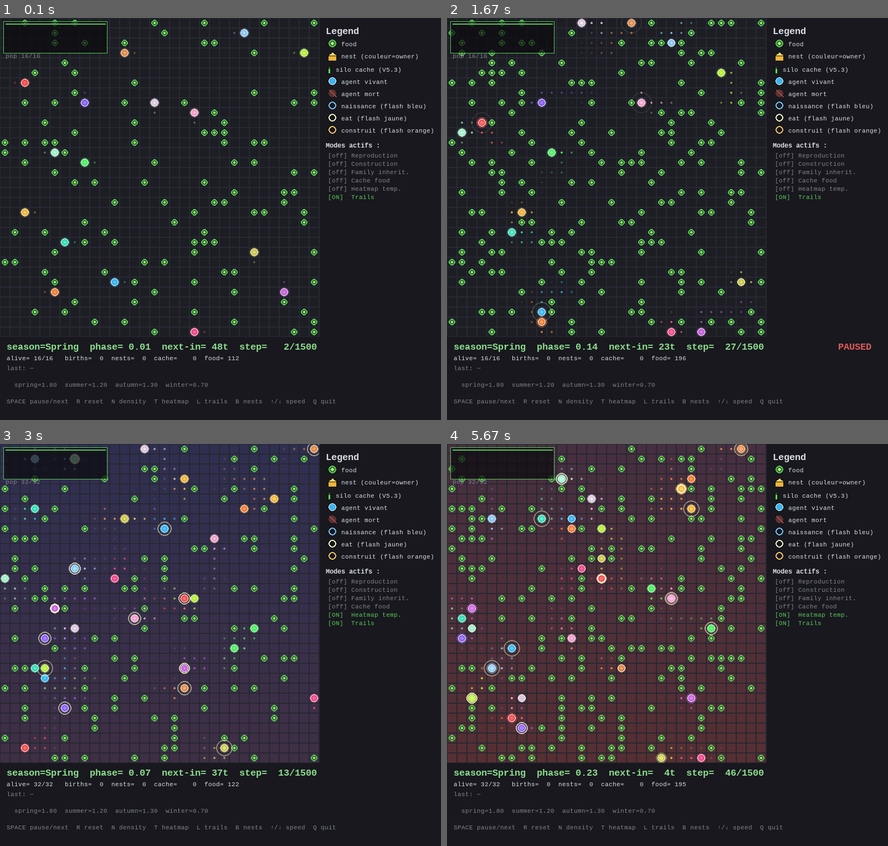
Above: before the commit, frames 1-4 (two rows, left to right).
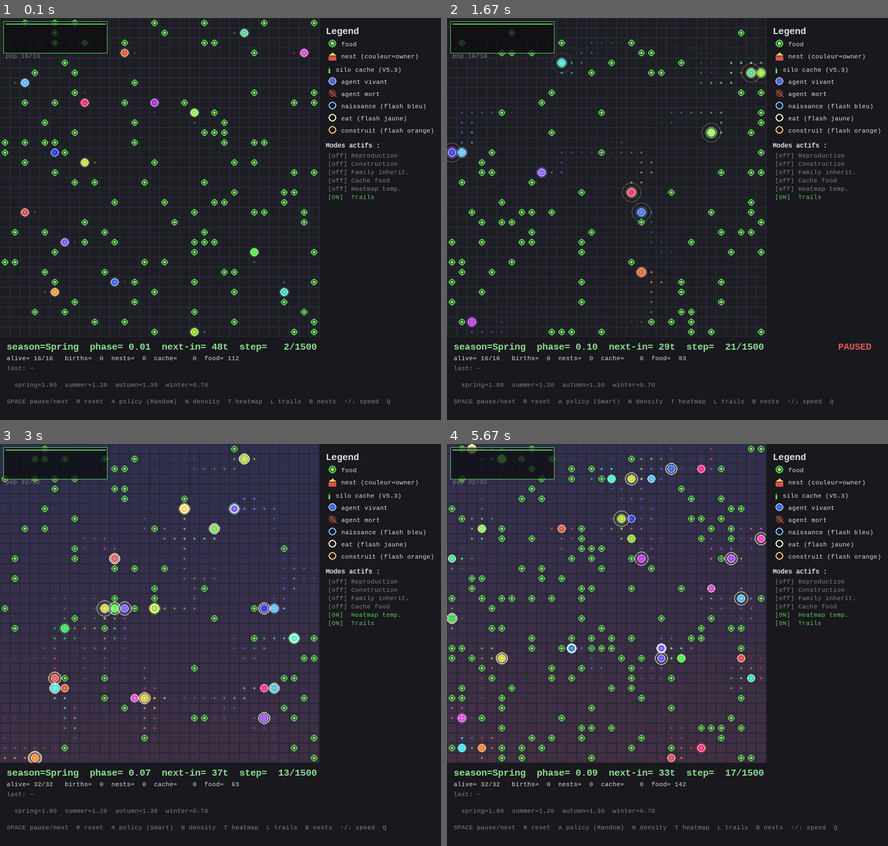
Above: after the commit, the same moments.

Repository: wilf974/aether-fable
Game: pygame game, started from scripts/launch_gui_v3.py
Same seed, same stepped clock (60 frames per second), same inputs: the game is played once before the commit and once after it.
Inputs:
- Up to frame 1 (0.1 s): no input
- Up to frame 2 (1.67 s): hold A 0.33-0.8 s; hold Up 0.33-0.8 s; tap Space at 0.83, 1.23, 1.53 s; hold Up 1.17-1.63 s
- Up to frame 3 (3 s): tap N at 1.67 s; hold T 2-2.3 s; hold Down 2-2.3 s; tap Space at 2.07, 2.4, 2.73 s; hold Down 2.33-2.63 s; hold Up from 2.67 s (still down)
- Up to frame 4 (5.67 s): release Up at 3.03 s; hold Down 3.07-3.43 s; tap Space at 3.13, 3.53, 4.2, 4.6, 5, 5.4 s; hold Up 3.47-3.77 s; hold A 4.13-4.5 s; hold Up 4.13-4.5 s; hold Down 4.53-4.9 s; hold Down 4.93-5.3 s; hold Up 5.33-5.63 s

The runs differ from the first frame. In frame 1, 0.8% of the frame differs, in the area x 3-89%, y 2-97%; in frame 2, 6.2%; in frame 3, 6.7%; in frame 4, 8.7%, in the area x 0-89%, y 0-97%.

Commit message:
feat(v5.5): couleurs HSV par agent + IDs visibles + SmartHeuristic policy
V5.5 résout deux problèmes de lisibilité signalés :
1. Trop d'agents partageaient des couleurs proches (palette 16 cyclée)
2. Random policy : "ils ne pensent qu'à manger, ne construisent rien"

Solutions :

**Couleurs distinctes par agent (HSV golden-angle)** :
- Nouveau `agent_color(agent_id)` génère teinte via 1/phi rotation
  + variations subtiles saturation/value
- Quel que soit N (10, 50, 100 agents), chaque ID a une couleur unique
  bien espacée
- Helper `text_color_for(bg)` choisit blanc/noir selon luminance

**IDs affichés visuellement** (cell_px ≥ 20) :
- Numéro de l'agent au centre du corps avec couleur contrastante
- Numéro de l'owner sur le toit de la maison
- Permet de tracer "ce nid #5 appartient à l'agent #5", "agent #12 va
  vers le nid #3 de sa lignée"

**SmartHeuristicAgent** (`aetherlife/agents/smart_heuristic.py`) :
Politique déterministe stratégique pour rendre les comportements visibles :
- Énergie critique + nid avec cache → va au nid
- Énergie critique → cherche food la plus proche (Manhattan)
- Surplus (≥ build_threshold) sans nid + cellule libre → reste pour build
- Confortable + nid → va au nid (rest + dépôt cache)
- Énergie moyenne + food proche (≤10 cells) → mange
- Sinon : marche aléatoire évitant retour direct
Évite les "ils tournent en rond et meurent" en exposant les mécaniques V5.

**Policy switch dans la GUI** :
- 2 slots : Smart (default si build/repro/cache enabled), Random
- Touche A pour cycler
- Permet de comparer side-by-side comportement émergent vs hasard

Tests : 267 pytest verts (inchangés, refonte viz + nouvel agent pur Python).

Co-Authored-By: Claude Opus 4.7 (1M context) <noreply@anthropic.com>

Diff:
--- /dev/null
+++ b/aetherlife/agents/smart_heuristic.py
@@ -0,0 +1,199 @@
+"""SmartHeuristicAgent — politique simple mais stratégique pour env V5+ saisonnier.
+
+Comportement déterministe basé sur l'état de l'agent + carte de l'env. Pas du
+RL, juste des règles claires pour faire émerger des comportements visibles
+dans la GUI (recherche food, retour au nid, construction, dépôt cache,
+retrait cache).
+
+Hiérarchie d'objectifs (par priorité décroissante) :
+    1. Famine (energy < critical) ET il a un nid avec cache > 0 → va au nid
+    2. Famine (energy < critical) → va à la food la plus proche (Manhattan)
+    3. Surplus (energy ≥ build_threshold) ET PAS de nid → reste sur place
+       (si cellule libre de food) pour construire au prochain step
+    4. Surplus ET nid existe → va au nid (pour rest + déposer dans cache)
+    5. Énergie moyenne ET food visible proche → va manger
+    6. Sinon : marche aléatoire douce (préfère ne pas revenir au step
+       précédent)
+"""
+from __future__ import annotations
+
+import numpy as np
+
+from aetherlife.world.food_grid import Action
+
+
+class SmartHeuristicAgent:
+    """Agent heuristique cheat-friendly (lit env complet).
+
+    Args:
+        env: env saisonnier (a `food_mask`, `agent_state(id)`, `nests`)
+        seed: RNG pour les tirages aléatoires (tiebreaks, walk).
+        critical_energy: seuil sous lequel l'agent va chercher de la food
+            ou de son cache de toute urgence.
+        comfortable_energy: seuil au-dessus duquel l'agent priorise la
+            construction / le rest plutôt que la chasse.
+    """
+
+    def __init__(
+        self,
+        env,
+        *,
+        seed: int = 0,
+        critical_energy_factor: float = 0.35,
+        comfortable_energy_factor: float = 0.7,
+    ) -> None:
+        self.env = env
+        self._rng = np.random.default_rng(seed)
+        self.critical_energy_factor = critical_energy_factor
+        self.comfortable_energy_factor = comfortable_energy_factor
+        self._prev_pos: dict[int, tuple[int, int]] = {}
+
+    def act_dict(
+        self,
+        obs_dict: dict[int, np.ndarray],
+        *,
+        greedy: bool = True,
+    ) -> dict[int, int]:
+        actions: dict[int, int] = {}
+        env = self.env
+        critical = env.cfg.max_energy * self.critical_energy_factor
+        comfortable = env.cfg.max_energy * self.comfortable_energy_factor
+        build_threshold = (
+            env.cfg.build.energy_threshold
+            if hasattr(env.cfg, "build") and env.cfg.build.enabled
+            else float("inf")
+        )
+        food_positions = self._food_positions()
+        nest_lookup = env.nests if hasattr(env, "nests") else {}
+
+        for aid in obs_dict:
+            try:
+                agent = env.agent_state(aid)
+            except Exception:
+                actions[aid] = int(self._rng.integers(0, 4))
+                continue
+            if not agent.alive:
+                actions[aid] = int(self._rng.integers(0, 4))
+                continue
+
+            ar, ac = agent.pos
+            energy = agent.energy
+
+            # 1. Famine critique : aller à son nid (si cache) ou food
+            own_nest = nest_lookup.get(aid)
+            if energy < critical:
+                if own_nest is not None:
+                    # Si le nid a du cache, prioriser le nid
+                    cache_stock = getattr(env, "nest_food_stock", {})
+                    if cache_stock.get(aid, 0) > 0:
+                        actions[aid] = self._move_toward(ar, ac, *own_nest.pos)
+                        self._prev_pos[aid] = (ar, ac)
+                        continue
+                # Sinon, chasser la food la plus proche
+                target = self._nearest_food(ar, ac, food_positions)
+                if target is not None:
+                    actions[aid] = self._move_toward(ar, ac, *target)
+                    self._prev_pos[aid] = (ar, ac)
+                    continue
+                # Pas de food visible, marche aléatoire douce
+                actions[aid] = self._random_walk(aid, ar, ac)
+                continue
+
+            # 2. Surplus + pas de nid → construire (rester sur place libre)
+            if energy >= build_threshold and own_nest is None:
+                # Si la cellule courante a food, bouger à une cellule libre
+                # adjacente pour que la prochaine reproduction/build puisse
+                # avoir lieu sur cellule libre.
+                if env.food_mask[ar, ac]:
+                    # Manger d'abord ; on revient construire après
+                    actions[aid] = self._random_walk(aid, ar, ac)
+                else:
+                    # Rester ici : NORTH si row>0 ou SOUTH selon clamp
+                    actions[aid] = self._idle_action(ar, ac)
+                self._prev_pos[aid] = (ar, ac)
+                continue
+
+            # 3. Surplus ET nid existe → aller au nid (rest + déposer cache)
+            if energy >= comfortable and own_nest is not None:
+                if (ar, ac) == own_nest.pos:
+                    actions[aid] = self._idle_action(ar, ac)
+                else:
+                    actions[aid] = self._move_toward(ar, ac, *own_nest.pos)
+                self._prev_pos[aid] = (ar, ac)
+                continue
+
+            # 4. Énergie moyenne : chercher food si proche
+            target = self._nearest_food(ar, ac, food_positions, max_dist=10)
+            if target is not None:
+                actions[aid] = self._move_toward(ar, ac, *target)
+                self._prev_pos[aid] = (ar, ac)
+                continue
+
+            # 5. Sinon : marche aléatoire (préfère ne pas revenir)
+            actions[aid] = self._random_walk(aid, ar, ac)
+            self._prev_pos[aid] = (ar, ac)
+
+        return actions
+
+    # ─── helpers ─────────────────────────────────────────────────────────
+    def _food_positions(self) -> list[tuple[int, int]]:
+        mask = self.env.food_mask
+        rs, cs = np.where(mask)
+        return [(int(rs[i]), int(cs[i])) for i in range(len(rs))]
+
+    def _nearest_food(
+        self, ar: int, ac: int, foods: list[tuple[int, int]],
+        max_dist: int | None = None,
+    ) -> tuple[int, int] | None:
+        if not foods:
+            return None
+        best = None
+        best_d = float("inf")
+        for fr, fc in foods:
+            d = abs(fr - ar) + abs(fc - ac)
+            if max_dist is not None and d > max_dist:
+                continue
+            if d < best_d:
+                best_d = d
+                best = (fr, fc)
+        return best
+
+    def _move_toward(self, ar: int, ac: int, tr: int, tc: int) -> int:
+        dr = tr - ar
+        dc = tc - ac
+        # Priorité à l'axe le plus long
+        if abs(dr) >= abs(dc) and dr != 0:
+            return int(Action.NORTH) if dr < 0 else int(Action.SOUTH)
+        if dc != 0:
+            return int(Action.WEST) if dc < 0 else int(Action.EAST)
+        return self._idle_action(ar, ac)
+
+    def _idle_action(self, ar: int, ac: int) -> int:
+        """Action qui clamp et fait rester l'agent sur place (selon position)."""
+        if ar == 0:
+            return int(Action.NORTH)
+        if ar == self.env.cfg.rows - 1:
+            return int(Action.SOUTH)
+        if ac == 0:
+            return int(Action.WEST)
+        if ac == self.env.cfg.cols - 1:
+            return int(Action.EAST)
+        # pas au bord : pas d'idle pur disponible, choisir aléatoire
+        return int(self._rng.integers(0, 4))
+
+    def _random_walk(self, aid: int, ar: int, ac: int) -> int:
+        prev = self._prev_pos.get(aid)
+        # Évite de revenir directement à la cellule précédente
+        candidates = [0, 1, 2, 3]
+        if prev is not None:
+            pr, pc = prev
+            dr, dc = pr - ar, pc - ac
+            if dr == -1 and dc == 0:
+                candidates = [a for a in candidates if a != int(Action.NORTH)]
+            elif dr == 1 and dc == 0:
+                candidates = [a for a in candidates if a != int(Action.SOUTH)]
+            elif dr == 0 and dc == -1:
+                candidates = [a for a in candidates if a != int(Action.WEST)]
+            elif dr == 0 and dc == 1:
+                candidates = [a for a in candidates if a != int(Action.EAST)]
+        return int(self._rng.choice(candidates))
--- a/aetherlife/viz/pygame_viewer_v3.py
+++ b/aetherlife/viz/pygame_viewer_v3.py
@@ -11,6 +11,7 @@
 """
 from __future__ import annotations
 
+import colorsys
 import sys
 from collections import deque
 from typing import Callable
@@ -70,12 +71,27 @@
 HUD_GREEN = (90, 200, 90)
 HUD_PANEL = (24, 24, 30)
 
-AGENT_COLORS = [
-    (240, 180, 60), (60, 180, 240), (240, 80, 140), (180, 240, 60),
-    (200, 100, 220), (240, 130, 60), (60, 220, 180), (200, 200, 80),
-    (140, 100, 240), (240, 80, 80), (80, 240, 100), (220, 200, 220),
-    (140, 200, 240), (220, 140, 80), (160, 240, 200), (240, 160, 200),
-]
+_GOLDEN_RATIO_CONJ = 0.6180339887498949   # 1/phi
+
+
+def agent_color(agent_id: int) -> tuple[int, int, int]:
+    """Couleur distincte par agent_id via golden-angle HSV.
+
+    Quel que soit le nombre d'agents, chaque ID a une couleur unique et
+    bien espacée des voisines (rotation par 1/phi sur le cercle des teintes).
+    """
+    h = (agent_id * _GOLDEN_RATIO_CONJ) % 1.0
+    # Vary saturation/value un peu pour différencier davantage
+    s = 0.62 + (agent_id % 3) * 0.08          # 0.62, 0.70, 0.78
+    v = 0.85 + ((agent_id // 5) % 2) * 0.10   # 0.85 ou 0.95
+    r, g, b = colorsys.hsv_to_rgb(h, s, v)
+    return (int(r * 255), int(g * 255), int(b * 255))
+
+
+def text_color_for(bg: tuple[int, int, int]) -> tuple[int, int, int]:
+    """Choisit blanc ou noir selon la luminance du fond pour lisibilité."""
+    luminance = 0.299 * bg[0] + 0.587 * bg[1] + 0.114 * bg[2]
+    return (20, 20, 25) if luminance > 130 else (245, 245, 250)
 
 SEASON_LABELS = {0: "Spring", 1: "Summer", 2: "Autumn", 3: "Winter"}
 SEASON_TINTS = {
@@ -105,6 +121,12 @@
             return {aid: int(rng.integers(0, 4)) for aid in obs_dict}
 
     return _R()
+
+
+def _smart_policy_factory(env: SeasonalMultiAgentFoodGrid, seed: int = 0):
+    """V5.5 — politique heuristique stratégique (cherche food, va au nid, build, cache)."""
+    from aetherlife.agents.smart_heuristic import SmartHeuristicAgent
+    return SmartHeuristicAgent(env, seed=seed)
 
 
 def run_gui_v3(
@@ -147,7 +169,17 @@
     font_md = pygame.font.SysFont("consolas", 14, bold=True)
     font_sm = pygame.font.SysFont("consolas", 12)
 
-    policy = _random_policy_factory(env, seed=seed)
+    # V5.5 — choix policy par défaut : Smart si build/repro activés, sinon Random
+    default_smart = (
+        base_cfg.build.enabled or base_cfg.reproduction.enabled
+        or base_cfg.cache.enabled
+    )
+    policy_slots = [
+        ("Smart", lambda e: _smart_policy_factory(e, seed=seed)),
+        ("Random", lambda e: _random_policy_factory(e, seed=seed)),
+    ]
+    policy_idx = 0 if default_smart else 1
+    policy = policy_slots[policy_idx][1](env)
     show_temp = show_temp_heatmap
     paused = False
     delay_ms = tick_delay_ms
@@ -188,7 +220,15 @@
         nonlocal n_idx, env, policy, obs_dict, episode_idx, last_outcome
         n_idx = (n_idx + 1) % len(n_choices)
         env = make_env(n_choices[n_idx])
-        policy = _random_policy_factory(env, seed=seed)
+        policy = policy_slots[policy_idx][1](env)
+        episode_idx += 1
+        reset_episode()
+        last_outcome = "—"
+
+    def switch_policy() -> None:
+        nonlocal policy_idx, policy, episode_idx, last_outcome
+        policy_idx = (policy_idx + 1) % len(policy_slots)
+        policy = policy_slots[policy_idx][1](env)
         episode_idx += 1
         reset_episode()
         last_outcome = "—"
@@ -221,6 +261,8 @@
                     reset_episode()
                 elif event.key == pygame.K_n:
                     switch_density()
+                elif event.key == pygame.K_a:
+                    switch_policy()
                 elif event.key == pygame.K_t:
                     show_temp = not show_temp
                 elif event.key == pygame.K_l:
@@ -309,7 +351,7 @@
                 nr, nc = nest.pos
                 nx = nc * cell_px
                 ny = nr * cell_px
-                nest_color = AGENT_COLORS[nest.owner_id % len(AGENT_COLORS)]
+                nest_color = agent_color(nest.owner_id)
                 roof_color = (
                     min(255, nest_color[0] + 30),
                     min(255, nest_color[1] + 30),
@@ -340,6 +382,15 @@
                     screen, (30, 30, 35),
                     pygame.Rect(door_x, door_y, door_w, door_h),
                 )
+                # V5.5 — ID owner sur le toit (avec petit fond pour lisibilité)
+                if cell_px >= 20:
+                    owner_id_text = str(nest.owner_id)
+                    txt_color = text_color_for(roof_color)
+                    id_surf = font_sm.render(owner_id_text, True, txt_color)
+                    id_rect = id_surf.get_rect(
+                        center=(nx + cell_px // 2, roof_y_top + (roof_y_base - roof_y_top) // 2 + 1)
+                    )
+                    screen.blit(id_surf, id_rect)
                 # V5.3 — barre cache à droite (silo)
                 stock = cache_stock.get(nest.owner_id, 0)
                 if cache_capacity > 0 and cache_capacity > 1:
@@ -386,7 +437,7 @@
         # V3.8 — draw trails first (under agents)
         if show_trails:
             for aid, trail in trails.items():
-                base_color = AGENT_COLORS[aid % len(AGENT_COLORS)]
+                base_color = agent_color(aid)
                 trail_list = list(trail)
                 trail_n = len(trail_list)
                 if trail_n <= 1:
@@ -426,7 +477,7 @@
                     (cx - rr, cy + rr), (cx + rr, cy - rr), 2,
                 )
                 continue
-            base_color = AGENT_COLORS[a.agent_id % len(AGENT_COLORS)]
+            base_color = agent_color(a.agent_id)
             # Age tint : mix vers gris à mesure que l'agent vieillit
             mix = MAX_AGE_MIX * age_frac
             color = tuple(
@@ -484,6 +535,12 @@
                     min(255, color[2] + 30),
                 )
                 pygame.draw.circle(screen, inner_color, (cx, cy), inner_r)
+            # V5.5 — ID de l'agent affiché si cellule assez grande
+            if cell_px >= 20:
+                txt_color = text_color_for(color)
+                id_surf = font_md.render(str(a.agent_id), True, txt_color)
+                id_rect = id_surf.get_rect(center=(cx, cy))
+                screen.blit(id_surf, id_rect)
 
         # ─── Légende latérale (à droite de la grille) ────────────────────
         legend_x0 = grid_w + 12
@@ -501,7 +558,7 @@
         screen.blit(font_sm.render("food", True, HUD_FG), (legend_x0 + 28, ly + 1))
         ly += 22
         # nest icon (mini maison)
-        nest_color_demo = AGENT_COLORS[0]
+        nest_color_demo = agent_color(0)
         pygame.draw.rect(screen, nest_color_demo,
                          pygame.Rect(legend_x0 + 4, ly + 6, 16, 10))
         pygame.draw.rect(screen, (20, 20, 20),
@@ -528,7 +585,7 @@
                     (legend_x0 + 18, ly + 1))
         ly += 22
         # agent vivant
-        pygame.draw.circle(screen, AGENT_COLORS[1], (legend_x0 + 12, ly + 6), 7)
+        pygame.draw.circle(screen, agent_color(1), (legend_x0 + 12, ly + 6), 7)
         pygame.draw.circle(screen, (255, 255, 255), (legend_x0 + 12, ly + 6), 7, 1)
         screen.blit(font_sm.render("agent vivant", True, HUD_FG),
                     (legend_x0 + 28, ly + 1))
@@ -610,9 +667,10 @@
             f"autumn={env.cfg.seasonal.autumn_lambda_factor:.2f}  "
             f"winter={env.cfg.seasonal.winter_lambda_factor:.2f}"
         )
+        policy_name = policy_slots[policy_idx][0]
         controls = (
-            "SPACE pause/next  R reset  N density  T heatmap  L trails  "
-            "B nests  ↑/↓ speed  Q quit"
+            f"SPACE pause/next  R reset  A policy ({policy_name})  N density  "
+            f"T heatmap  L trails  B nests  ↑/↓ speed  Q"
         )
 
         screen.blit(font_lg.render(line1, True, season_tint), (12, hud_y0 + 8))
